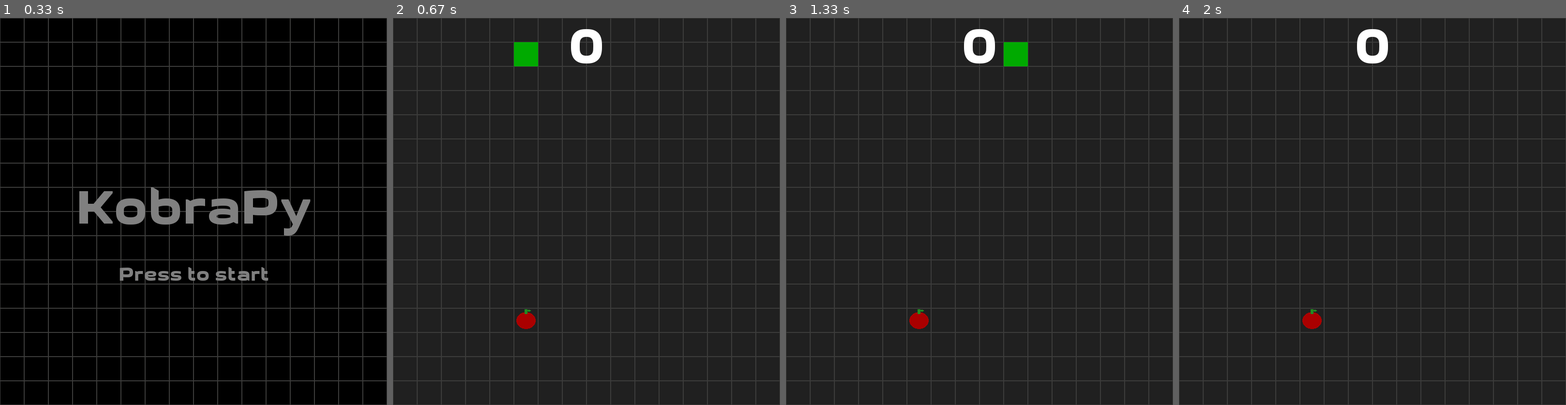
Above: before the commit, frames 1-4 (left to right).
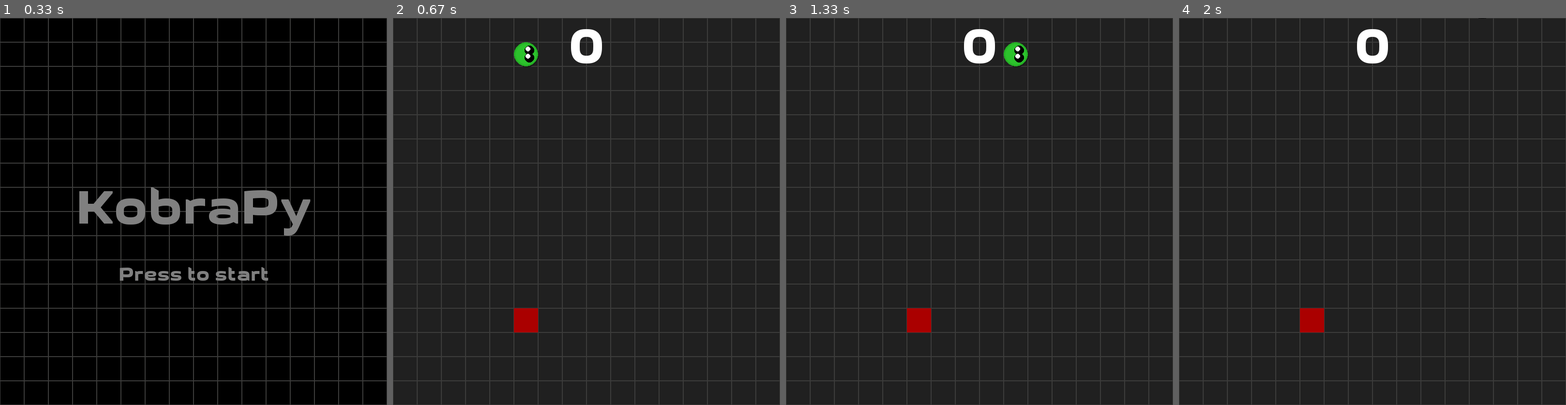
Above: after the commit, the same moments.

Repository: fossguild/naja
Game: pygame game, started from kobra.py
The game is run twice, just before and just after one commit, with the same random seed, the same clock (stepped at 60 frames per second) and the same inputs.
Inputs:
- Up to frame 1 (0.33 s): no input
- Up to frame 2 (0.67 s): tap Enter at 0.33 s
- Up to frame 3 (1.33 s): tap Enter at 0.67 s
- Up to frame 4 (2 s): hold Up from 1.63 s (still down)

Frame 1 is identical in both runs. In frame 2, 0.6% of the frame differs, in the area x 31-38%, y 6-82%; in frame 3, 0.6%; in frame 4, 0.2%.

Commit message:
code: Enhance snake visual appearance

Diff:
--- a/kobra.py
+++ b/kobra.py
@@ -1,4 +1,4 @@
-#!/usr/bin/python3
+#!/usr/bin/env python3
 #
 #   Copyright (c) 2023, Monaco F. J. <monaco@usp.br>
 #
@@ -29,9 +29,16 @@
 
 GRID_SIZE = 50               # Square grid size.
 
-HEAD_COLOR      = "#00aa00"  # Color of the snake's head.
+HEAD_COLOR      = "#2E8B57"  # Color of the snake's head (Sea Green).
+HEAD_LIGHT      = "#32CD32"  # Light color for head gradient.
+HEAD_DARK       = "#006400"  # Dark color for head gradient.
 DEAD_HEAD_COLOR = "#4b0082"  # Color of the dead snake's head.
-TAIL_COLOR      = "#00ff00"  # Color of the snake's tail.
+TAIL_COLOR      = "#228B22"  # Color of the snake's tail (Forest Green).
+TAIL_LIGHT      = "#32CD32"  # Light color for tail segments.
+TAIL_DARK       = "#1C5A1C"  # Dark color for tail segments.
+SHADOW_COLOR    = "#1a1a1a"  # Color for shadow effect.
+EYE_COLOR       = "#000000"  # Color of the snake's eyes.
+EYE_SHINE       = "#ffffff"  # Color for eye shine effect.
 APPLE_COLOR     = "#aa0000"  # Color of the apple.
 ARENA_COLOR     = "#202020"  # Color of the ground.
 GRID_COLOR      = "#3c3c3b"  # Color of the grid lines.
@@ -43,23 +50,106 @@
 CLOCK_TICKS     = 7         # How fast the snake moves.
 
 ##
-## Drawing functions.
-##
-
-def draw_apple(surface, rect):
-    """Draws a simple apple with red body and green stem."""
-    # Apple body (slightly flattened circle)
-    apple_rect = pygame.Rect(rect.x + 5, rect.y + 8, rect.width - 10, rect.height - 15)
-    pygame.draw.ellipse(surface, APPLE_COLOR, apple_rect)
-
-    # Apple stem (small green rectangle at the top)
-    stem_color = "#228B22"  # Forest green
-    stem_rect = pygame.Rect(rect.x + rect.width//2 - 3, rect.y + 2, 6, 10)
-    pygame.draw.rect(surface, stem_color, stem_rect)
-
-    # Small leaf (small green ellipse)
-    leaf_rect = pygame.Rect(rect.x + rect.width//2 + 2, rect.y + 3, 8, 4)
-    pygame.draw.ellipse(surface, stem_color, leaf_rect)
+## Drawing functions for enhanced snake appearance.
+##
+
+def hex_to_rgb(hex_color):
+    """Convert hex color to RGB tuple."""
+    hex_color = hex_color.lstrip('#')
+    return tuple(int(hex_color[i:i+2], 16) for i in (0, 2, 4))
+
+def draw_snake_head(surface, rect, direction=(1, 0), is_dead=False):
+    """Draw an enhanced snake head with gradient, eyes, and direction awareness."""
+    # Draw shadow first
+    shadow_rect = pygame.Rect(rect.x + 2, rect.y + 2, rect.width, rect.height)
+    pygame.draw.ellipse(surface, hex_to_rgb(SHADOW_COLOR), shadow_rect)
+
+    # Choose colors based on state
+    if is_dead:
+        main_color = hex_to_rgb(DEAD_HEAD_COLOR)
+        light_color = main_color
+        dark_color = (int(main_color[0] * 0.6), int(main_color[1] * 0.6), int(main_color[2] * 0.6))
+    else:
+        main_color = hex_to_rgb(HEAD_COLOR)
+        light_color = hex_to_rgb(HEAD_LIGHT)
+        dark_color = hex_to_rgb(HEAD_DARK)
+
+    # Draw the main head shape
+    pygame.draw.ellipse(surface, main_color, rect)
+
+    # Add simple gradient effect by drawing smaller ellipses
+    for i in range(3):
+        fade_factor = 0.7 + (i * 0.1)
+        gradient_color = (
+            int(light_color[0] * fade_factor + dark_color[0] * (1 - fade_factor)),
+            int(light_color[1] * fade_factor + dark_color[1] * (1 - fade_factor)),
+            int(light_color[2] * fade_factor + dark_color[2] * (1 - fade_factor))
+        )
+        gradient_rect = pygame.Rect(
+            rect.x + i * 2,
+            rect.y + i * 2,
+            rect.width - i * 4,
+            rect.height - i * 4
+        )
+        if gradient_rect.width > 0 and gradient_rect.height > 0:
+            pygame.draw.ellipse(surface, gradient_color, gradient_rect)
+
+    # Draw eyes if not dead
+    if not is_dead:
+        eye_size = rect.width // 5
+        if direction[0] == 1:  # Moving right
+            eye1_pos = (int(rect.x + rect.width * 0.65), int(rect.y + rect.height * 0.35))
+            eye2_pos = (int(rect.x + rect.width * 0.65), int(rect.y + rect.height * 0.65))
+        elif direction[0] == -1:  # Moving left
+            eye1_pos = (int(rect.x + rect.width * 0.25), int(rect.y + rect.height * 0.35))
+            eye2_pos = (int(rect.x + rect.width * 0.25), int(rect.y + rect.height * 0.65))
+        elif direction[1] == -1:  # Moving up
+            eye1_pos = (int(rect.x + rect.width * 0.35), int(rect.y + rect.height * 0.25))
+            eye2_pos = (int(rect.x + rect.width * 0.65), int(rect.y + rect.height * 0.25))
+        else:  # Moving down
+            eye1_pos = (int(rect.x + rect.width * 0.35), int(rect.y + rect.height * 0.65))
+            eye2_pos = (int(rect.x + rect.width * 0.65), int(rect.y + rect.height * 0.65))
+
+        # Draw eyes
+        pygame.draw.circle(surface, hex_to_rgb(EYE_COLOR), eye1_pos, eye_size)
+        pygame.draw.circle(surface, hex_to_rgb(EYE_COLOR), eye2_pos, eye_size)
+
+        # Draw eye shine
+        shine_size = max(1, eye_size // 2)
+        shine1_pos = (eye1_pos[0] - eye_size//3, eye1_pos[1] - eye_size//3)
+        shine2_pos = (eye2_pos[0] - eye_size//3, eye2_pos[1] - eye_size//3)
+        pygame.draw.circle(surface, hex_to_rgb(EYE_SHINE), shine1_pos, shine_size)
+        pygame.draw.circle(surface, hex_to_rgb(EYE_SHINE), shine2_pos, shine_size)
+
+def draw_snake_segment(surface, rect, is_head=False):
+    """Draw an enhanced snake body segment with rounded corners and gradient."""
+    # Draw shadow
+    shadow_rect = pygame.Rect(rect.x + 1, rect.y + 1, rect.width, rect.height)
+    pygame.draw.rect(surface, hex_to_rgb(SHADOW_COLOR), shadow_rect, border_radius=rect.width//6)
+
+    # Draw main segment with rounded corners
+    main_color = hex_to_rgb(TAIL_COLOR)
+    pygame.draw.rect(surface, main_color, rect, border_radius=rect.width//6)
+
+    # Add simple gradient effect by drawing smaller rectangles
+    light_color = hex_to_rgb(TAIL_LIGHT)
+    dark_color = hex_to_rgb(TAIL_DARK)
+
+    for i in range(2):
+        fade_factor = 0.8 + (i * 0.2)
+        gradient_color = (
+            int(light_color[0] * fade_factor + dark_color[0] * (1 - fade_factor)),
+            int(light_color[1] * fade_factor + dark_color[1] * (1 - fade_factor)),
+            int(light_color[2] * fade_factor + dark_color[2] * (1 - fade_factor))
+        )
+        gradient_rect = pygame.Rect(
+            rect.x + i * 2,
+            rect.y + i * 2,
+            rect.width - i * 4,
+            rect.height - i * 4
+        )
+        if gradient_rect.width > 0 and gradient_rect.height > 0:
+            pygame.draw.rect(surface, gradient_color, gradient_rect, border_radius=gradient_rect.width//6)
 
 ##
 ## Game implementation.
@@ -127,6 +217,9 @@
         self.xmov = 1
         self.ymov = 0
 
+        # Store current direction for head drawing
+        self.direction = (1, 0)
+
         # The snake has a head segement,
         self.head = pygame.Rect(self.x, self.y, GRID_SIZE, GRID_SIZE)
 
@@ -158,7 +251,7 @@
         if not self.alive:
 
             # Tell the bad news
-            pygame.draw.rect(arena, DEAD_HEAD_COLOR, snake.head)
+            draw_snake_head(arena, snake.head, snake.direction, is_dead=True)
             center_prompt("Game Over", "Press to restart")
 
             # Respan the head
@@ -171,6 +264,7 @@
             # Initial direction
             self.xmov = 1 # Right
             self.ymov = 0 # Still
+            self.direction = (1, 0)  # Reset direction
 
             # Resurrection
             self.alive = True
@@ -198,6 +292,9 @@
             self.head.x += self.xmov * GRID_SIZE
             self.head.y += self.ymov * GRID_SIZE
 
+            # Update direction for head drawing
+            self.direction = (self.xmov, self.ymov)
+
 ##
 ## The apple class.
 ##
@@ -215,8 +312,9 @@
     # This function is called each interation of the game loop
 
     def update(self):
-        # Draw the apple using our custom function
-        draw_apple(arena, self.rect)
+
+        # Drop the apple
+        pygame.draw.rect(arena, APPLE_COLOR, self.rect)
 
 
 ##
@@ -286,10 +384,10 @@
 
     # Draw the tail
     for square in snake.tail:
-        pygame.draw.rect(arena, TAIL_COLOR, square)
+        draw_snake_segment(arena, square)
 
     # Draw head
-    pygame.draw.rect(arena, HEAD_COLOR, snake.head)
+    draw_snake_head(arena, snake.head, snake.direction, not snake.alive)
 
     # Show score (snake length = head + tail)
     score = BIG_FONT.render(f"{len(snake.tail)}", True, SCORE_COLOR)
